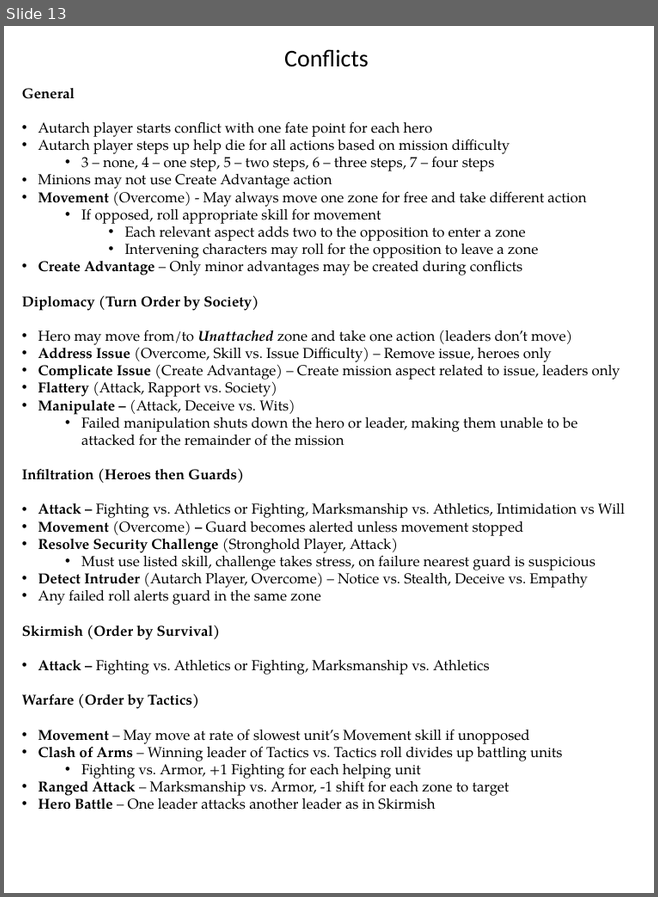
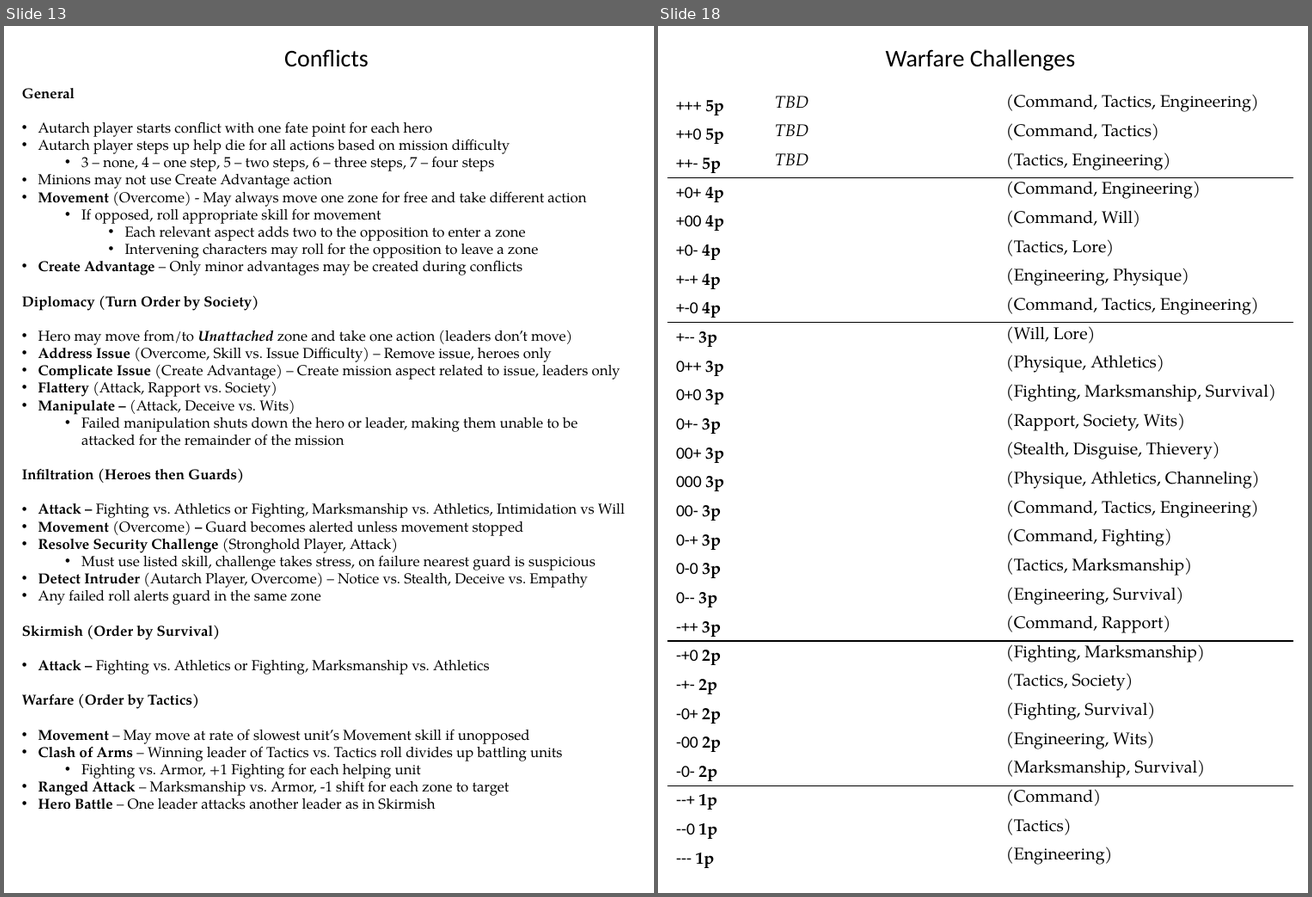
Before and after one commit to ziapeltagames/wrath-of-the-autarch, a slide deck: sheets/Core Sheets.pptx. Shown side by side, each under a label of ours: slide 13 before the commit, slides 13 and 18 after it; the slides between them are not shown. The pictures are 658x897 and 1312x897 pixels, drawn with LibreOffice and Linux fonts; fonts in the diff are those of the drawing. Boxes give left, top, right and bottom in pixels: in the first picture for what was removed or moved away, otherwise in the second. Text is boxed around its words. In the diff, an @@ line names an element or a change of style, - is before the commit and + after.

```diff
--- a/sheets/Core Sheets.pptx
+++ b/sheets/Core Sheets.pptx
@@ slide 18 added at (x1=658, y1=26, x2=1308, y2=893), background #FFFFFF @@
@@ text added at (x1=886, y1=49, x2=1075, y2=71), 20 pt, text #000000 @@
+Warfare Challenges
@@ table added at (x1=667, y1=91, x2=1294, y2=871), 27 rows, 3 columns @@
++++ 5p | TBD | (Command, Tactics, Engineering)
+++0 5p | TBD | (Command, Tactics)
+++- 5p | TBD | (Tactics, Engineering)
++0+ 4p |  | (Command, Engineering)
++00 4p |  | (Command, Will)
++0- 4p |  | (Tactics, Lore)
++-+ 4p |  | (Engineering, Physique)
++-0 4p |  | (Command, Tactics, Engineering)
++-- 3p |  | (Will, Lore)
+0++ 3p |  | (Physique, Athletics)
+0+0 3p |  | (Fighting, Marksmanship, Survival)
+0+- 3p |  | (Rapport, Society, Wits)
+00+ 3p |  | (Stealth, Disguise, Thievery)
+000 3p |  | (Physique, Athletics, Channeling)
+00- 3p |  | (Command, Tactics, Engineering)
+0-+ 3p |  | (Command, Fighting)
+0-0 3p |  | (Tactics, Marksmanship)
+0-- 3p |  | (Engineering, Survival)
+-++ 3p |  | (Command, Rapport)
+-+0 2p |  | (Fighting, Marksmanship)
+-+- 2p |  | (Tactics, Society)
+-0+ 2p |  | (Fighting, Survival)
+-00 2p |  | (Engineering, Wits)
+-0- 2p |  | (Marksmanship, Survival)
+--+ 1p |  | (Command)
+--0 1p |  | (Tactics)
+--- 1p |  | (Engineering)
```
Also in this commit, not shown: 5 slides changed, 2 other slides added, 13 other files.
